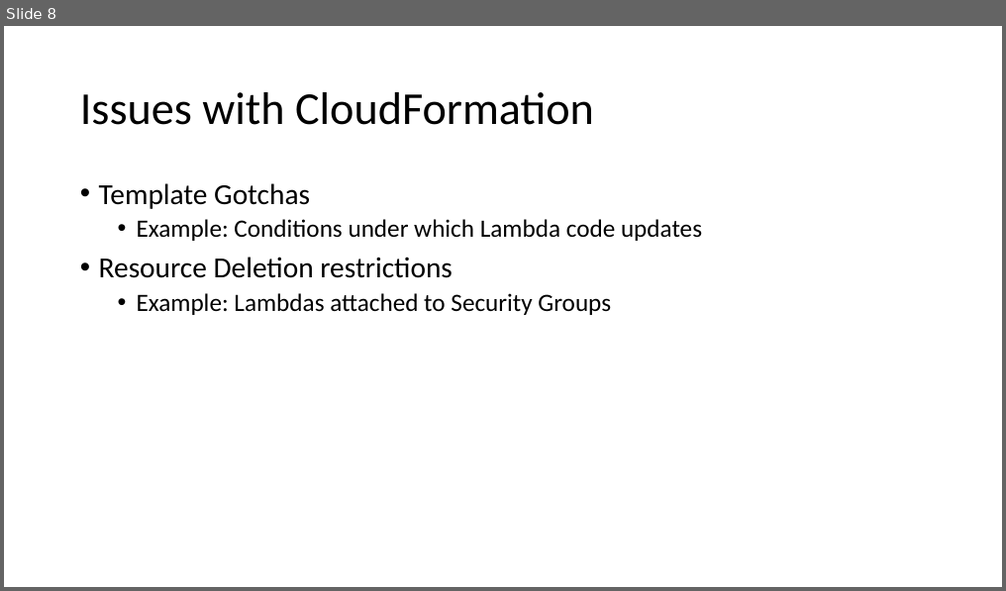
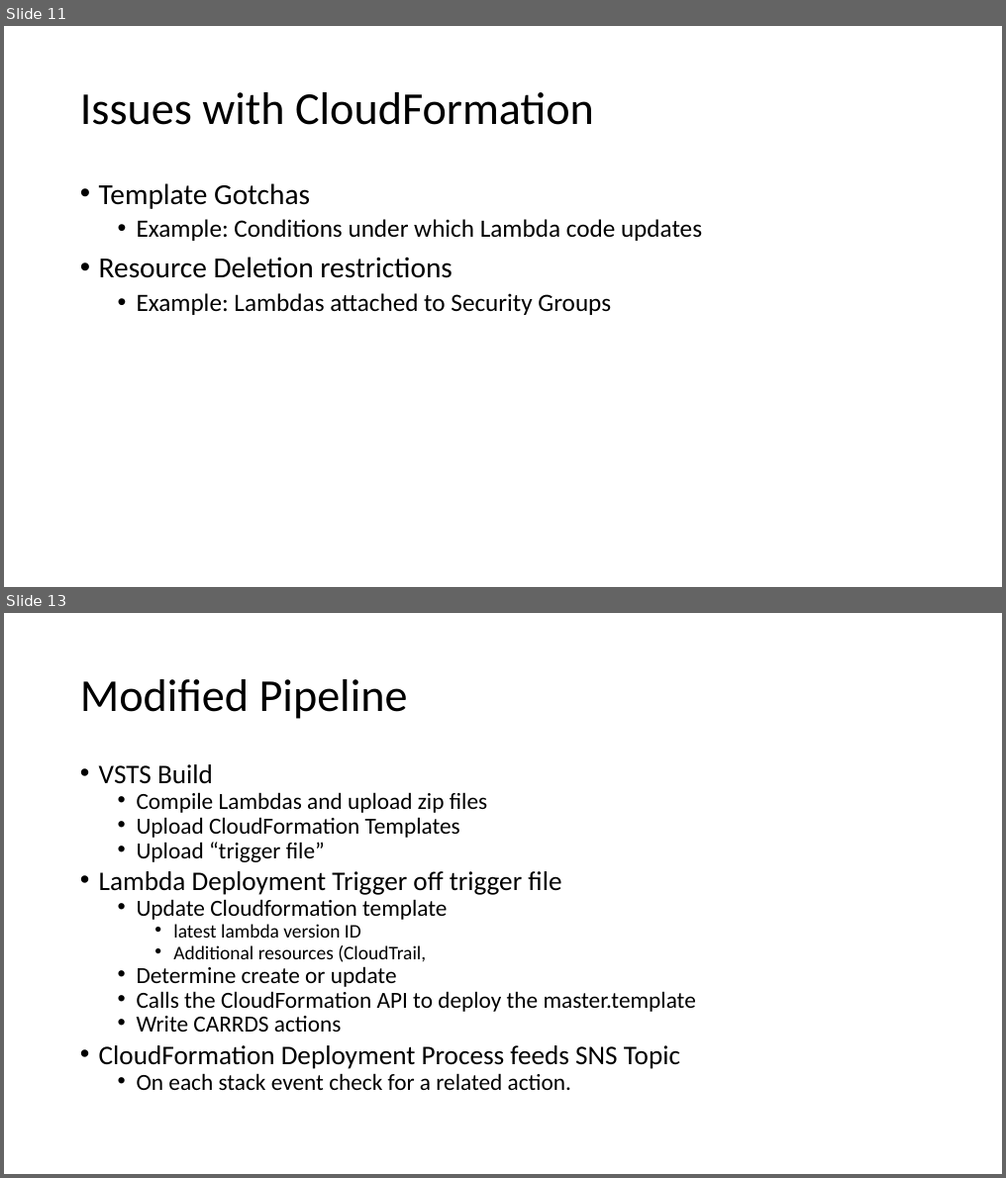
Before and after one commit to jbaacke/CloudFormationAndCARRDSDemo, a slide deck: VSTS and CloudFormation.pptm. Shown one above the other, each under a label of ours: slide 8 before the commit, slides 11 and 13 after it; the slides between them are not shown. The pictures are 1006x591 and 1006x1178 pixels, drawn with LibreOffice and Linux fonts; fonts in the diff are those of the drawing. Boxes give left, top, right and bottom in pixels: in the first picture for what was removed or moved away, otherwise in the second. Text is boxed around its words. In the diff, an @@ line names an element or a change of style, - is before the commit and + after.

```diff
--- a/VSTS and CloudFormation.pptm
+++ b/VSTS and CloudFormation.pptm
@@ slide 13 added at bbox=[4, 613, 1002, 1174], background #FFFFFF @@
@@ title added at bbox=[80, 679, 408, 719], 44 pt, text #000000 @@
+Modified Pipeline
@@ text added at bbox=[99, 764, 696, 1090], 22.2 pt, text #000000 @@
+• VSTS Build
+  • Compile Lambdas and upload zip files
+  • Upload CloudFormation Templates
+  • Upload “trigger file”
+• Lambda Deployment Trigger off trigger file
+  • Update Cloudformation template
+    • latest lambda version ID
+    • Additional resources (CloudTrail,
+  • Determine create or update
+  • Calls the CloudFormation API to deploy the master.template
+  • Write CARRDS actions
+• CloudFormation Deployment Process feeds SNS Topic
+  • On each stack event check for a related action.
@@ what was slide 8 is now slide 11 @@
```
Also in this commit, not shown: 8 slides changed, 5 other slides added.
